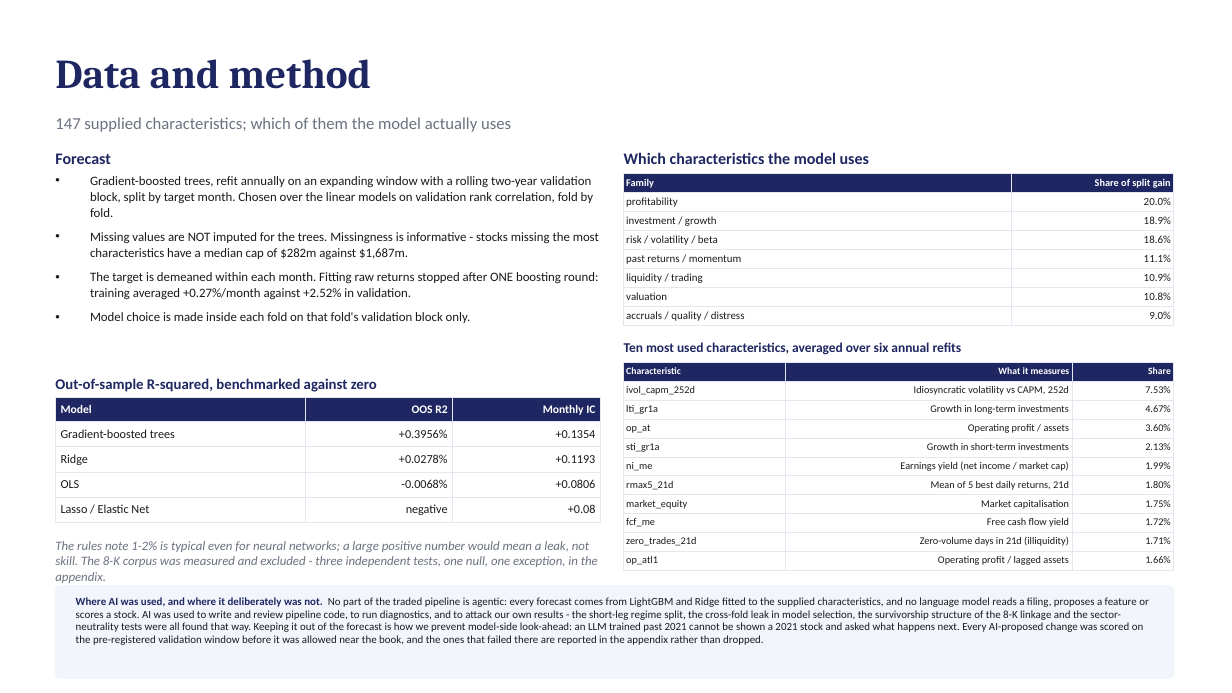
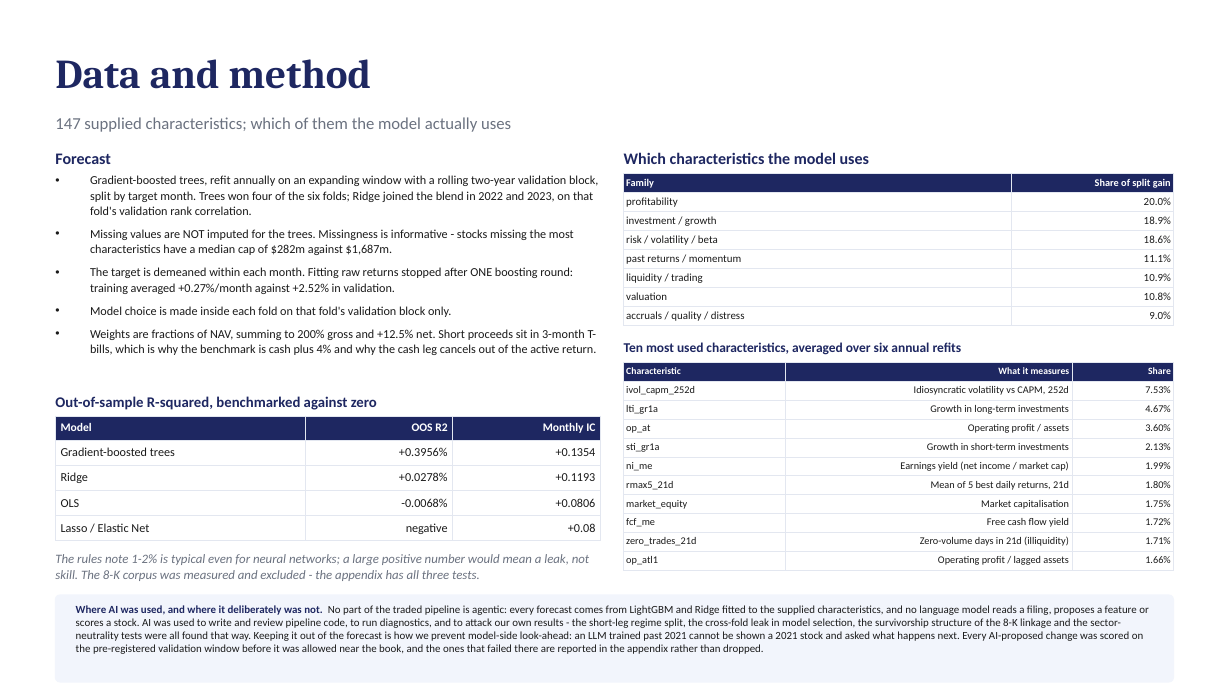
Before and after one commit to TonyTran03/hackathonfiam_zzz, a slide deck: slide 3 of 05_submission/FIAM_deck.pptx. Drawn at 1232x693 pixels with LibreOffice and Linux fonts; fonts in the diff are those of the drawing. Boxes give left, top, right and bottom in pixels: in the first picture for what was removed or moved away, otherwise in the second. Text is boxed around its words. In the diff, an @@ line names an element or a change of style, - is before the commit and + after.

```diff
--- a/05_submission/FIAM_deck.pptx
+++ b/05_submission/FIAM_deck.pptx
@@ text at [90, 175, 598, 215]: text changed; size 10 to 9.5 pt @@
-• Gradient-boosted trees, refit annually on an expanding window with a rolling two-year validation block, split by target month. Chosen over the linear models on validation rank correlation, fold by fold.
+• Gradient-boosted trees, refit annually on an expanding window with a rolling two-year validation block, split by target month. Trees won four of the six folds; Ridge joined the blend in 2022 and 2023, on that fold's validation rank correlation.
@@ text at [90, 229, 574, 317]: size 10 to 9.5 pt in "Missing values are NOT imputed for the ...", "The target is demeaned within each month. ...", "Model choice is made inside each fold ..." @@
@@ text at [90, 329, 597, 355]: paragraph added @@
+• Weights are fractions of NAV, summing to 200% gross and +12.5% net. Short proceeds sit in 3-month T-bills, which is why the benchmark is cash plus 4% and why the cash leg cancels out of the active return.
@@ text "Out-of-sample R-squared, benchmarked against zero": place and size @@
-text "Out-of-sample R-squared, benchmarked against zero" at [55, 378, 377, 392]
+text "Out-of-sample R-squared, benchmarked against zero" at [55, 396, 377, 410]
@@ table: place and size @@
-table at [55, 397, 601, 519]
+table at [55, 416, 601, 538]
@@ text at [55, 554, 589, 581]: text changed @@
-The rules note 1-2% is typical even for neural networks; a large positive number would mean a leak, not skill. The 8-K corpus was measured and excluded - three independent tests, one null, one exception, in the appendix.
+The rules note 1-2% is typical even for neural networks; a large positive number would mean a leak, not skill. The 8-K corpus was measured and excluded - the appendix has all three tests.
@@ rounded rectangle: place and size @@
-rounded rectangle at [55, 586, 1174, 678]
+rounded rectangle at [55, 595, 1174, 682]
@@ rounded rectangle at [55, 595, 1174, 682]: proportions changed @@
@@ text "Where AI was used, and ...": place and size @@
-text "Where AI was used, and ..." at [76, 597, 1149, 645]
+text "Where AI was used, and ..." at [76, 605, 1149, 654]
```
Also in this commit, not shown: 2 other files.
